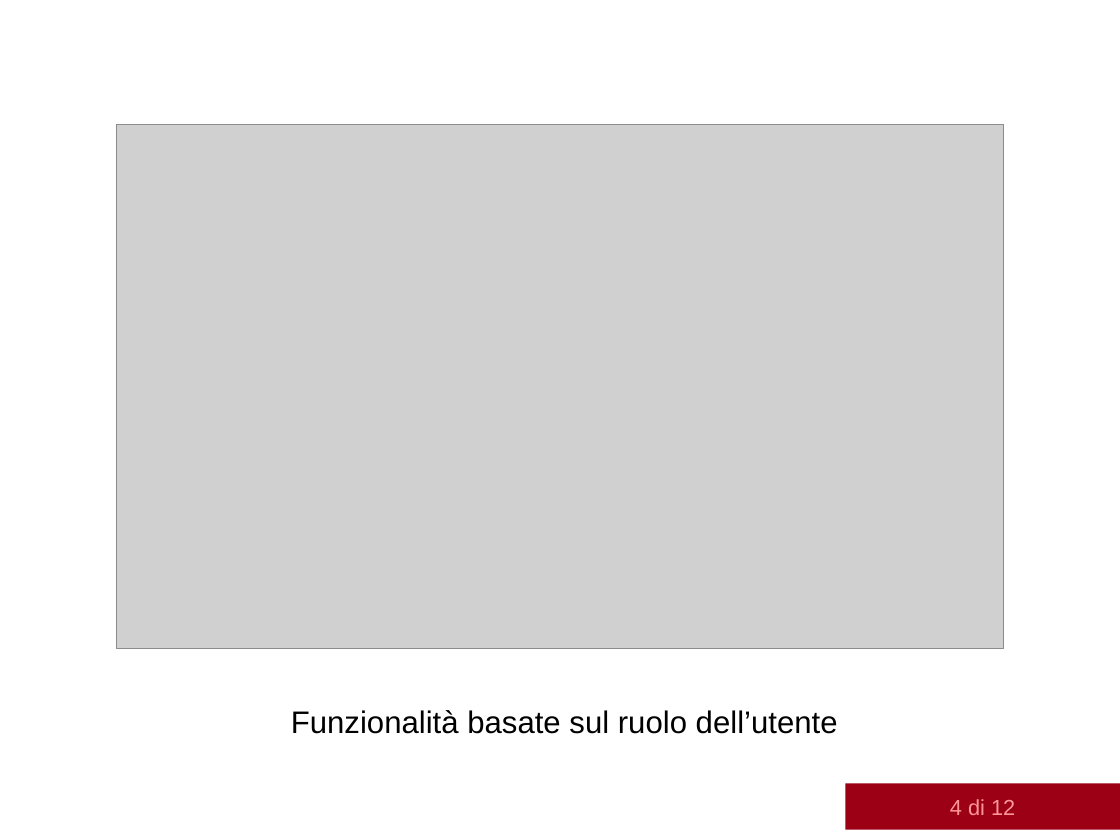
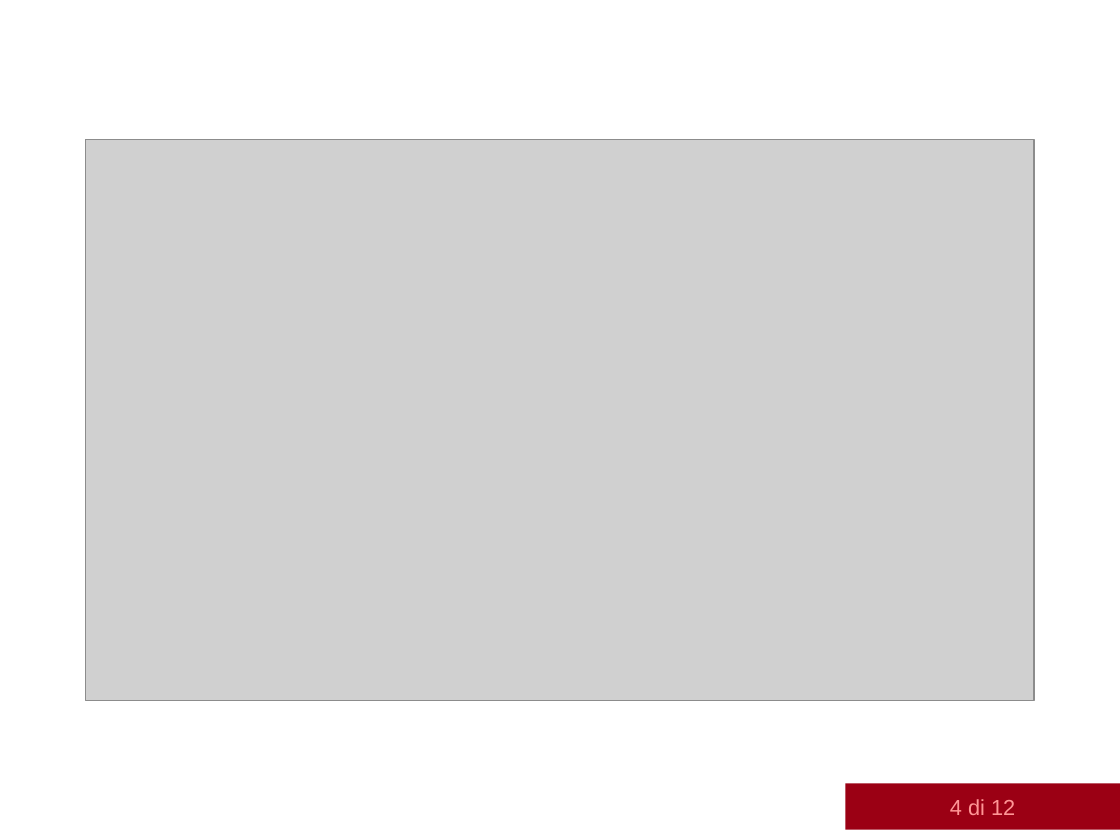
Before and after one commit to albertolazari/tesi, a slide deck: slide 4 of src/presentazione/slide-discussione.pptx. Drawn at 1120x840 pixels with LibreOffice and Linux fonts; fonts in the diff are those of the drawing; grey boxes stand for pictures; background and template pictures are left out. Boxes give left, top, right and bottom in pixels: in the first picture for what was removed or moved away, otherwise in the second. Text is boxed around its words. In the diff, an @@ line names an element or a change of style, - is before the commit and + after.

```diff
--- a/src/presentazione/slide-discussione.pptx
+++ b/src/presentazione/slide-discussione.pptx
@@ picture: place and size @@
-picture at (116,124,1002,648)
+picture at (86,139,1035,700)
@@ text removed at (291,710,838,734) @@
-Funzionalità basate sul ruolo dell’utente
```
Also in this commit, not shown: 1 other slide changed.
